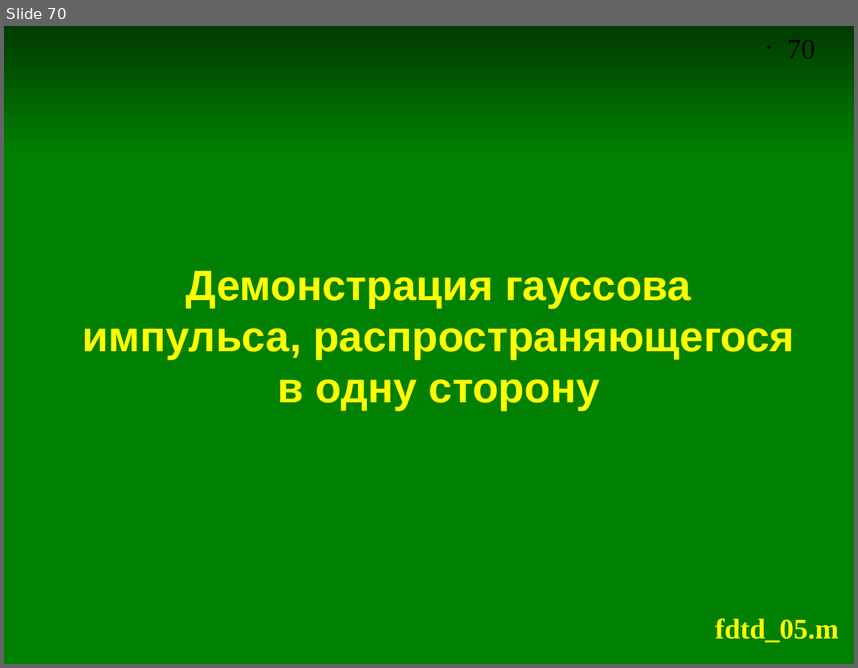
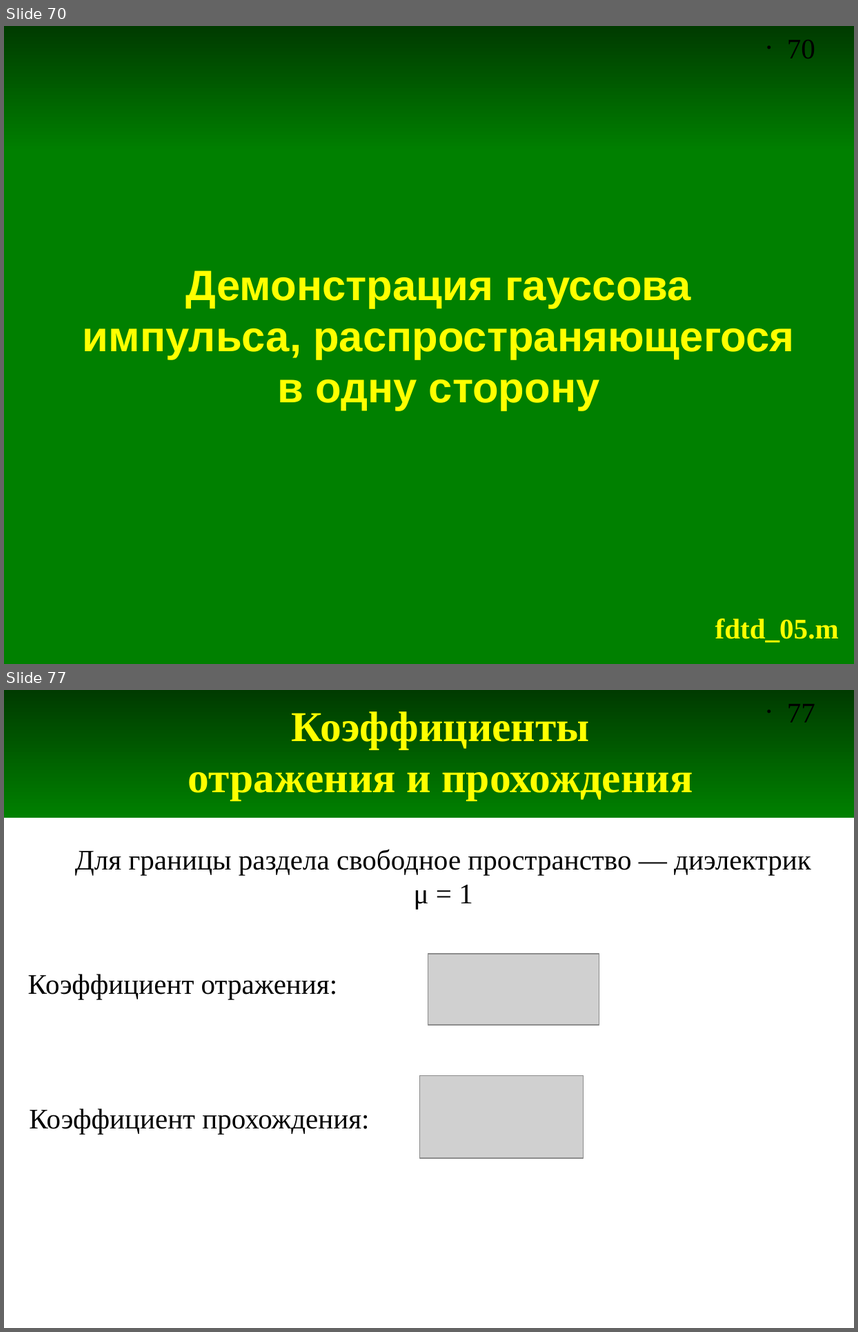
Before and after one commit to andris0147sv/modelling, a slide deck: presentations/2. FDTD.odp. Shown one above the other, each under a label of ours: slide 70 before the commit, slides 70 and 77 after it; the slides between them are not shown. The pictures are 858x668 and 858x1332 pixels, drawn with LibreOffice and Linux fonts; fonts in the diff are those of the drawing; grey boxes stand for pictures. Boxes give left, top, right and bottom in pixels: in the first picture for what was removed or moved away, otherwise in the second. Text is boxed around its words. In the diff, an @@ line names an element or a change of style, - is before the commit and + after.

```diff
--- a/presentations/2. FDTD.odp
+++ b/presentations/2. FDTD.odp
@@ slide 77 added at <box>4,690,854,1328</box>, background #FFFFFF; not listed: 2 template elements that a slide beside it also shows @@
@@ title added at <box>188,711,693,800</box>, 36 pt, text #FFFF00, bold @@
+Коэффициенты
+отражения и прохождения
@@ text added at <box>75,849,811,909</box>, 24 pt, text #000000 @@
+Для границы раздела свободное пространство — диэлектрик
+μ = 1
@@ picture added at <box>428,954,599,1025</box> @@
@@ text added at <box>28,974,337,998</box>, 24 pt, text #000000 @@
+Коэффициент отражения:
@@ picture added at <box>419,1076,583,1159</box> @@
@@ text added at <box>29,1108,369,1133</box>, 24 pt, text #000000 @@
+Коэффициент прохождения:
```
Also in this commit, not shown: 21 other slides added.
